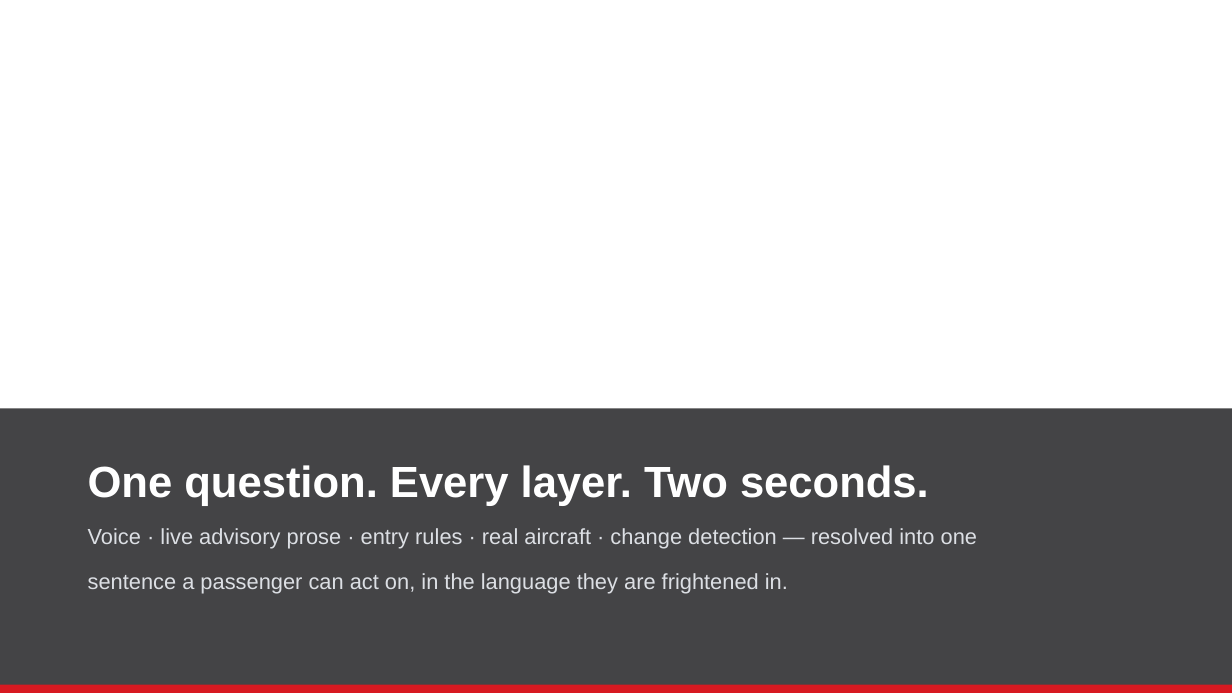
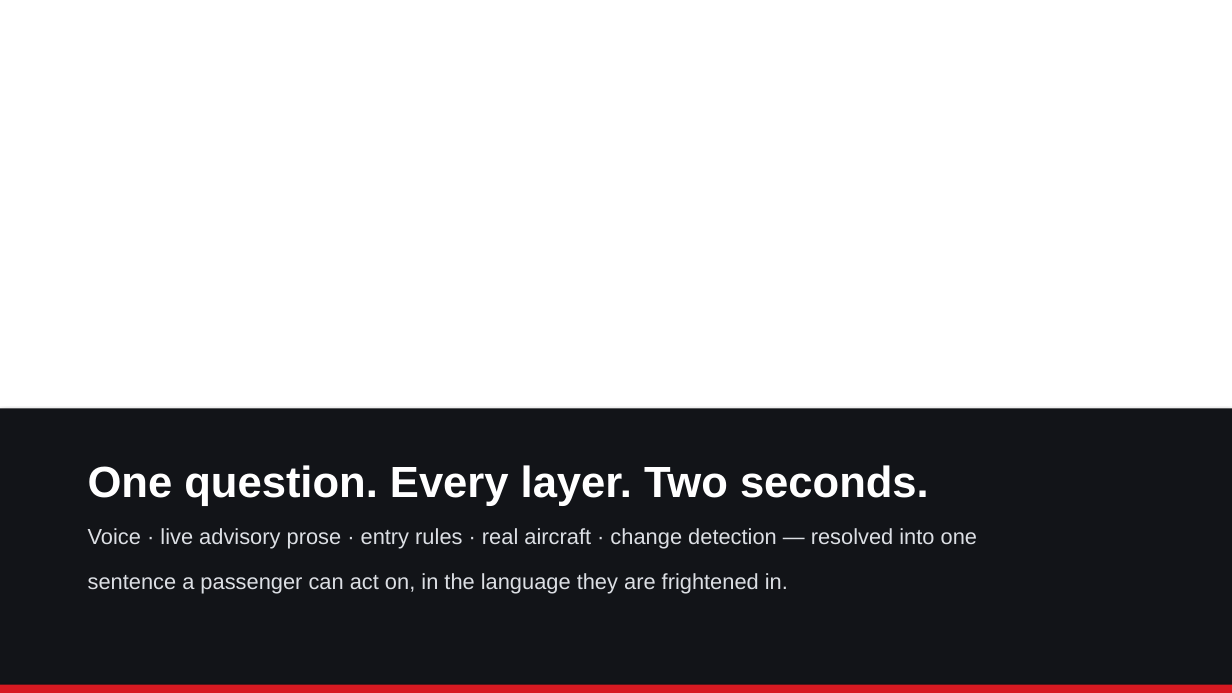
Before and after one commit to sirajtechy/Airlines-Voice-Agent, a slide deck: slide 11 of docs/RAAHI-loom-deck.pptx. Drawn at 1232x693 pixels with LibreOffice and Linux fonts; fonts in the diff are those of the drawing; background and template pictures are left out; a plain dark background stands for a picture behind light text. Boxes give left, top, right and bottom in pixels: in the first picture for what was removed or moved away, otherwise in the second. Text is boxed around its words. In the diff, an @@ line names an element or a change of style, - is before the commit and + after.

```diff
--- a/docs/RAAHI-loom-deck.pptx
+++ b/docs/RAAHI-loom-deck.pptx
@@ rectangle at (0,0,1232,693): shadow on @@
@@ rectangle at (0,409,1232,693): fill #101012 at 78% opacity to #121418; shadow on @@
@@ rectangle at (0,685,1232,693): shadow on @@
```
Also in this commit, not shown: 11 other slides changed, 5 other files.
